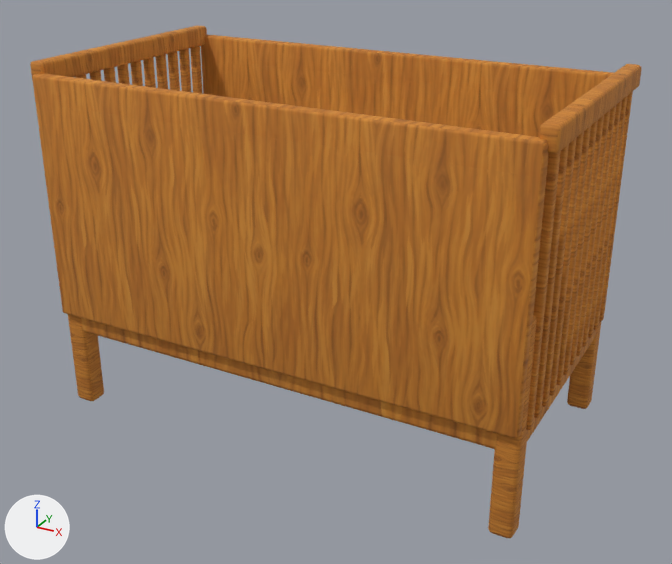
The Blender file assets-source/blender/nursery-crib.blend: old version first, new version second.
One viewpoint serves both versions: a 50 mm lens placed at (1.171, -2.113, 1.445), pointed at (0.027, -0.033, 0.405). The lights are fixed; the arrows at lower left show +X, +Y and +Z. The first picture is the older version.
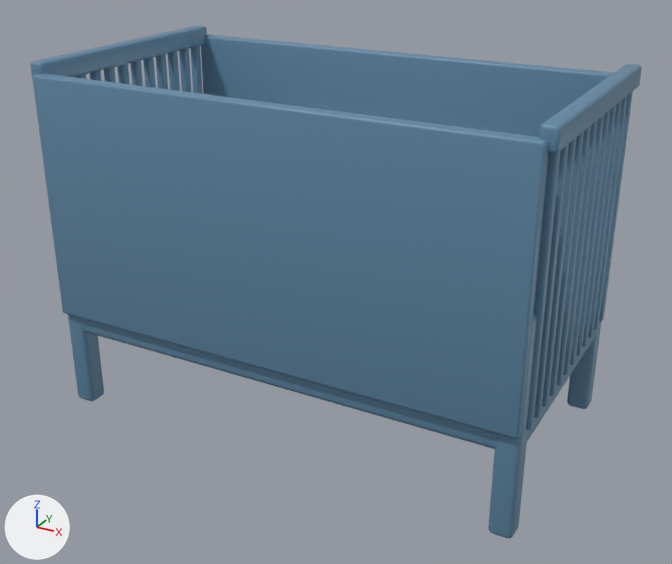
The edits, one by one:
In material 'wood-honey-textured' (mat_wood_honey_textured), texture is no longer img_handpainted_honey_oak_png.
In material 'wood-honey-textured' (mat_wood_honey_textured), base_color is now set to (0.12, 0.25, 0.38), blue #6189a6.
In material 'wood-honey-textured' (mat_wood_honey_textured), roughness goes from 0.82 to 0.47.

Location of each change, (x1, y1, x2, y2) in pixels of the pictures (672 x 564 px):
'crib_end', surface changed (brown to blue): (32, 74, 549, 439) in both
'crib_end.001', surface changed (brown to blue): (201, 35, 613, 137) in both
'bed_frame', surface changed: (81, 318, 597, 449) in both
'crib_rail', surface changed (brown to blue): (30, 25, 207, 81) in both
'post.002', surface changed (brown to blue): (488, 314, 537, 538) in both
'crib_rail.001', surface changed (orange to blue): (539, 64, 642, 154) in both
'crib_spindle.012', surface changed (brown to blue): (526, 151, 561, 430) in both
'post', surface changed (brown to blue): (68, 314, 104, 401) in both
'crib_spindle.013', surface changed (brown to blue): (534, 144, 569, 418) in both
'crib_spindle.014', surface changed (brown to blue): (542, 138, 576, 407) in both
'crib_spindle.015', surface changed (brown to blue): (549, 132, 584, 396) in both
'crib_spindle.016', surface changed (brown to blue): (556, 126, 591, 385) in both
'crib_spindle.017', surface changed (brown to blue): (563, 120, 598, 375) in both
'crib_spindle.018', surface changed (brown to blue): (570, 115, 604, 365) in both
'post.003', surface changed (brown to blue): (567, 322, 601, 409) in both
'crib_spindle.019', surface changed (brown to blue): (576, 110, 610, 356) in both
'crib_spindle.020', surface changed: (582, 105, 616, 347) in both
'crib_spindle.021', surface changed: (588, 100, 622, 338) in both
'crib_spindle.022', surface changed: (594, 95, 628, 330) in both
'crib_spindle.023', surface changed: (599, 91, 633, 322) in both
'crib_spindle.011', surface changed (brown to blue): (190, 46, 203, 94) in both
'crib_spindle.010', surface changed (brown to blue): (179, 49, 191, 92) in both
'crib_spindle.009', surface changed (brown to blue): (168, 52, 180, 91) in both
'crib_spindle.008', surface changed (brown to blue): (156, 54, 168, 89) in both
'crib_spindle.007', surface changed (brown to blue): (143, 58, 156, 88) in both
'crib_spindle.006', surface changed (brown to blue): (130, 61, 143, 86) in both
'crib_spindle.005', surface changed (brown to blue): (117, 64, 130, 84) in both
'crib_spindle.004', surface changed (brown to blue): (104, 67, 116, 83) in both
'crib_spindle.003', surface changed: (89, 71, 101, 81) in both
'crib_spindle.002', surface changed: (76, 74, 86, 79) in both
